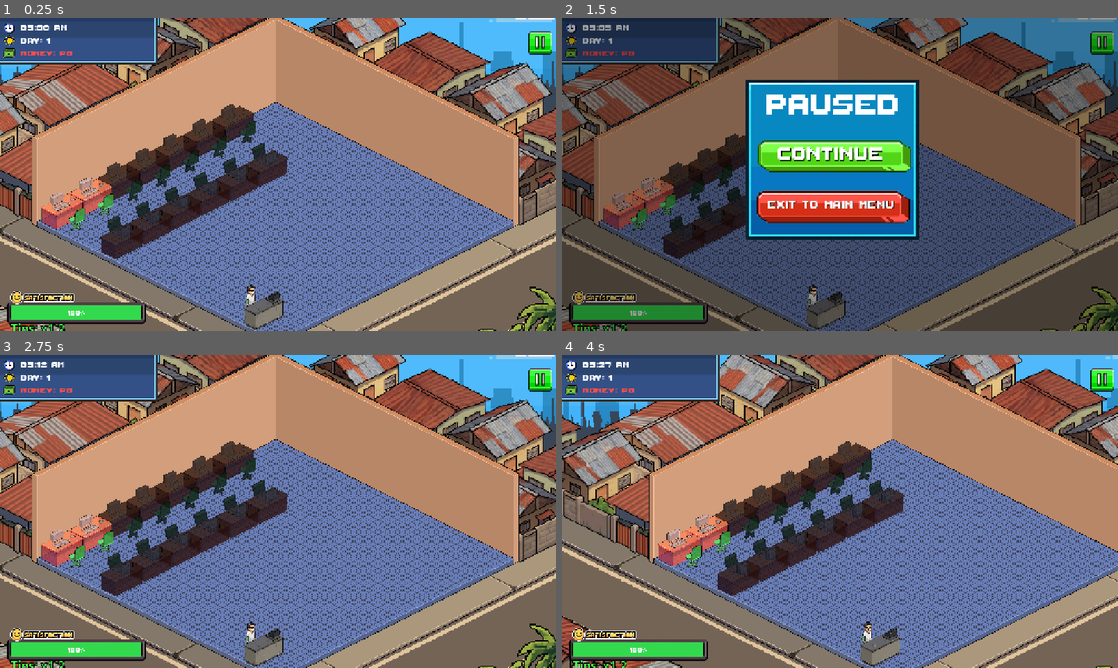
Above: before the commit, frames 1-4 (two rows, left to right).
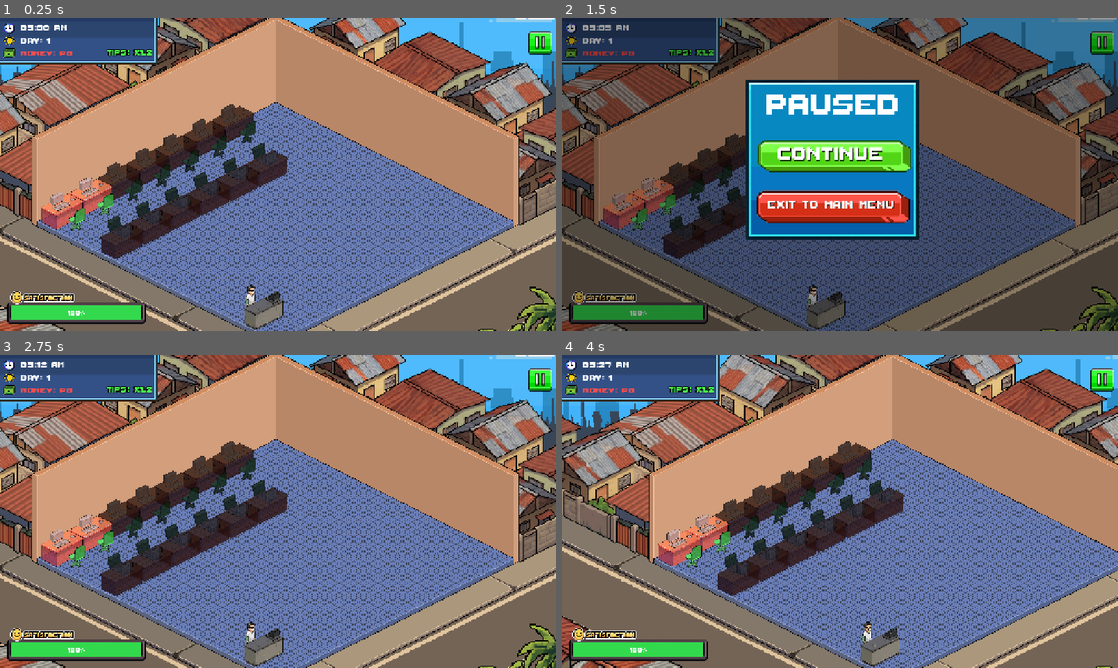
Above: after the commit, the same moments.

Repository: vinnyy-ph/gvd-project-overclocked
Game: Godot game, scene res://core/shop_floor/shop_floor_scrollable.tscn
The game is run twice, just before and just after one commit, with the same random seed, the same clock (stepped at 60 frames per second) and the same inputs. This scene is started directly instead of the project's main scene. Sound files missing from this copy of the repository are replaced by a short silence.
Inputs (mouse positions are in pixels of both pictures, inside the frame that each line leads up to):
- Up to frame 1 (0.25 s): no input
- Up to frame 2 (1.5 s): click (650, 196) at 0.52 s; click (1101, 43) at 1.25 s
- Up to frame 3 (2.75 s): click (272, 492) at 2 s
- Up to frame 4 (4 s): tap Enter at 2.75 s; move the mouse to (962, 495) at 2.77 s; hold Right (ui_right) 2.78-3.5 s; click (962, 495) at 2.92 s; tap Space at 3.5 s; drag from (728, 527) to (812, 574) at 3.52 s

The runs differ from the first frame. In frame 1, 0.3% of the frame differs, in the area x 1-28%, y 10-100%; in frame 2, 0.3%; in frame 3, 0.3%; in frame 4, 0.3%.

Commit message:
Spawn floating money from cashier; customer popup
Treat Vector2.ZERO as a flag to spawn floating money at the cashier and centralize spawn logic: shop_floor_scrollable.gd now resolves a start_pos of Vector2.ZERO to the CashierPerson (or camera fallback) and positions/tweens the label accordingly. customer.gd now emits Vector2.ZERO for passive income so the main scene spawns the visual; exit_shop was simplified to show a brief "FINISHED!" popup label with a fade/slide tween before freeing the customer. The tutorial scene now connects GameManager.money_earned_visual to its own spawn_floating_money and implements a styled spawn function. Also adjusted MultiplierLabel offsets and font resource in the scrollable scene, and hid the pause button in the leaderboard ready handler.

Diff:
--- a/core/shop_floor/customer.gd
+++ b/core/shop_floor/customer.gd
@@ -109,7 +109,8 @@
 	if current_state == State.USING_PC and GameManager.active_issues[assigned_pc_index] == "":
 		var amount = GameManager.get_passive_income_reward()
 		GameManager.money += amount
-		GameManager.money_earned_visual.emit(amount, global_position + Vector2(0, -100))
+		# Pass Vector2.ZERO or a known flag so the main scene spawns it at the cashier
+		GameManager.money_earned_visual.emit(amount, Vector2.ZERO)
 
 func _on_session_timeout():
 	exit_shop()
@@ -139,17 +140,26 @@
 	revenue_timer.stop()
 	issue_timer.stop()
 
-	# Show walking sprite again
-	sprite.visible = true
-
-	var exit_pos = global_position + Vector2(1200, 200) # Default fallback
-	# Correct pathing to ExitPoint marker
-	if get_parent() and get_parent().has_node("../ExitPoint"):
-		exit_pos = get_parent().get_node("../ExitPoint").global_position
-
-	var tween = create_tween()
-	tween.tween_property(self, "global_position", exit_pos, 2.5).set_trans(Tween.TRANS_SINE)
-	tween.finished.connect(func(): queue_free())
+	# Instead of walking, we show a popup text and free immediately
+	var label = Label.new()
+	label.text = "FINISHED!"
+	label.horizontal_alignment = HORIZONTAL_ALIGNMENT_CENTER
+	var font = load("res://assets/fonts/ThaleahFat.ttf")
+	label.add_theme_font_override("font", font)
+	label.add_theme_font_size_override("font_size", 35)
+	label.add_theme_color_override("font_color", Color(0.3, 1.0, 0.3))
+	label.add_theme_color_override("font_outline_color", Color.BLACK)
+	label.add_theme_constant_override("outline_size", 8)
+
+	if get_parent() != null:
+		get_parent().add_child(label)
+		label.global_position = global_position + Vector2(-50, -50)
+		var tween = label.create_tween()
+		tween.tween_property(label, "position:y", label.position.y - 80, 1.0).set_trans(Tween.TRANS_SINE).set_ease(Tween.EASE_OUT)
+		tween.parallel().tween_property(label, "modulate:a", 0.0, 1.0).set_delay(0.2)
+		tween.finished.connect(label.queue_free)
+
+	queue_free()
 
 signal customer_selected(customer)
 
--- a/core/shop_floor/shop_floor_scrollable.gd
+++ b/core/shop_floor/shop_floor_scrollable.gd
@@ -653,6 +653,14 @@
 		multiplier_label.add_theme_color_override("font_color", Color.WHITE)
 
 func spawn_floating_money(amount: int, start_pos: Vector2):
+	var spawn_pos = start_pos
+	if start_pos == Vector2.ZERO:
+		var cashier = get_node_or_null("World/Background/CashierPerson")
+		if cashier:
+			spawn_pos = cashier.global_position + Vector2(0, -100)
+		else:
+			spawn_pos = camera.global_position # Fallback
+
 	var label = Label.new()
 	label.text = "+P" + str(amount)
 	label.horizontal_alignment = HORIZONTAL_ALIGNMENT_CENTER
@@ -664,7 +672,7 @@
 	label.add_theme_constant_override("outline_size", 10)
 
 	$World/Background.add_child(label)
-	label.global_position = start_pos + Vector2(-50, -50)
+	label.global_position = spawn_pos + Vector2(-50, -50)
 
 	var tween = create_tween()
 	tween.tween_property(label, "position:y", label.position.y - 120, 1.2).set_trans(Tween.TRANS_SINE).set_ease(Tween.EASE_OUT)
--- a/core/shop_floor/shop_floor_scrollable.tscn
+++ b/core/shop_floor/shop_floor_scrollable.tscn
@@ -1000,12 +1000,13 @@
 
 [node name="MultiplierLabel" type="Label" parent="CanvasLayer/HUD" unique_id=2147239335]
 layout_mode = 0
-offset_left = 25.0
-offset_top = 695.0
-offset_right = 326.0
-offset_bottom = 730.0
+offset_left = 247.0
+offset_top = 67.0
+offset_right = 351.0
+offset_bottom = 93.0
 theme_override_colors/font_outline_color = Color(0, 0, 0, 1)
 theme_override_constants/outline_size = 8
+theme_override_fonts/font = ExtResource("4_ll02x")
 theme_override_font_sizes/font_size = 28
 text = "Tips: x1.0"
 
--- a/core/shop_floor/shop_floor_scrollable_tutorial.gd
+++ b/core/shop_floor/shop_floor_scrollable_tutorial.gd
@@ -139,6 +139,8 @@
 	satisfaction_bar.max_value = 100
 	satisfaction_bar.value = GameManager.satisfaction
 	satisfaction_bar.custom_minimum_size = Vector2(300, 24)
+
+	GameManager.money_earned_visual.connect(spawn_floating_money)
 
 	# Setup highlight shader
 	var shader = load("res://core/shop_floor/tutorial_mask.gdshader")
@@ -630,6 +632,33 @@
 	satisfaction_bar.add_theme_stylebox_override("background", bg_style)
 	satisfaction_bar.add_theme_color_override("font_color", Color.WHITE)
 
+func spawn_floating_money(amount: int, start_pos: Vector2):
+	var spawn_pos = start_pos
+	if start_pos == Vector2.ZERO:
+		var cashier = get_node_or_null("World/Background/CashierPerson")
+		if cashier:
+			spawn_pos = cashier.global_position + Vector2(0, -100)
+		else:
+			spawn_pos = camera.global_position # Fallback
+
+	var label = Label.new()
+	label.text = "+P" + str(amount)
+	label.horizontal_alignment = HORIZONTAL_ALIGNMENT_CENTER
+	var font = load("res://assets/fonts/ThaleahFat.ttf")
+	label.add_theme_font_override("font", font)
+	label.add_theme_font_size_override("font_size", 45)
+	label.add_theme_color_override("font_color", Color(1.0, 0.9, 0.2)) # Gold-ish
+	label.add_theme_color_override("font_outline_color", Color.BLACK)
+	label.add_theme_constant_override("outline_size", 10)
+
+	$World/Background.add_child(label)
+	label.global_position = spawn_pos + Vector2(-50, -50)
+
+	var tween = create_tween()
+	tween.tween_property(label, "position:y", label.position.y - 120, 1.2).set_trans(Tween.TRANS_SINE).set_ease(Tween.EASE_OUT)
+	tween.parallel().tween_property(label, "modulate:a", 0.0, 1.2).set_delay(0.4)
+	tween.finished.connect(label.queue_free)
+
 func _process(delta):
 	# Keep highlight tracking the node
 	if highlighted_node:
--- a/ui/leaderboard/leaderboard.gd
+++ b/ui/leaderboard/leaderboard.gd
@@ -8,6 +8,8 @@
 var entry_scene = preload("res://ui/leaderboard/leaderboard_entry.tscn")
 
 func _ready() -> void:
+	PauseMenu.pause_button.visible = false
+
 	# Connect buttons
 	return_button.pressed.connect(_on_return_pressed)
 	settings_button.pressed.connect(_on_settings_pressed)
